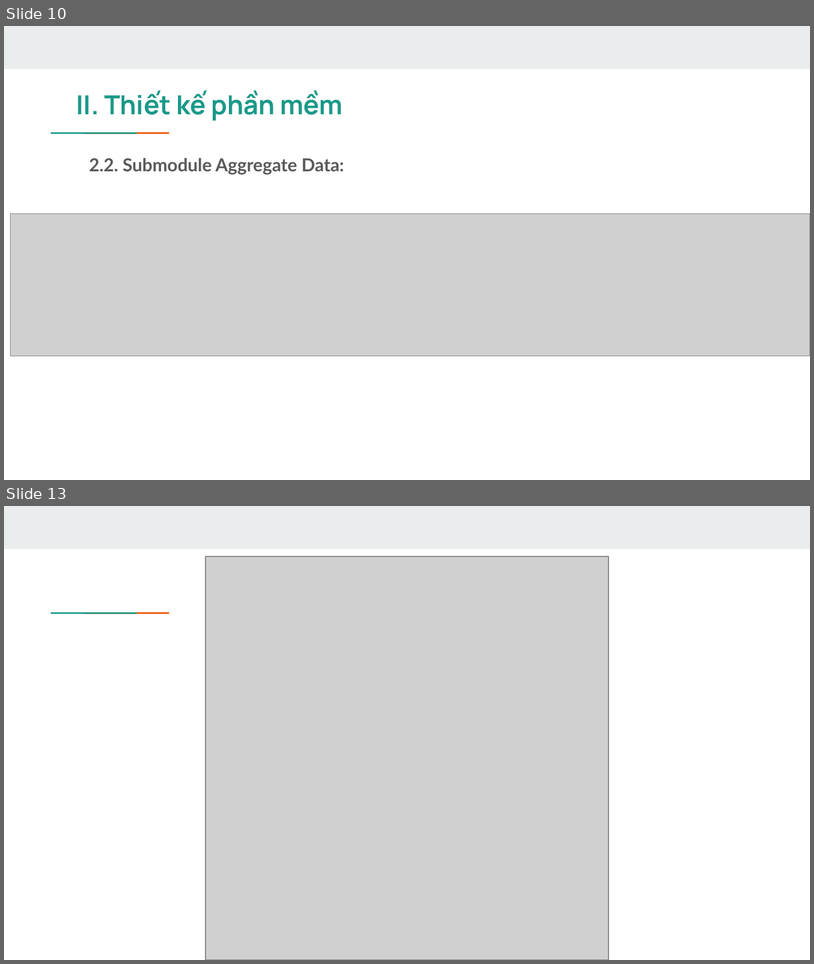
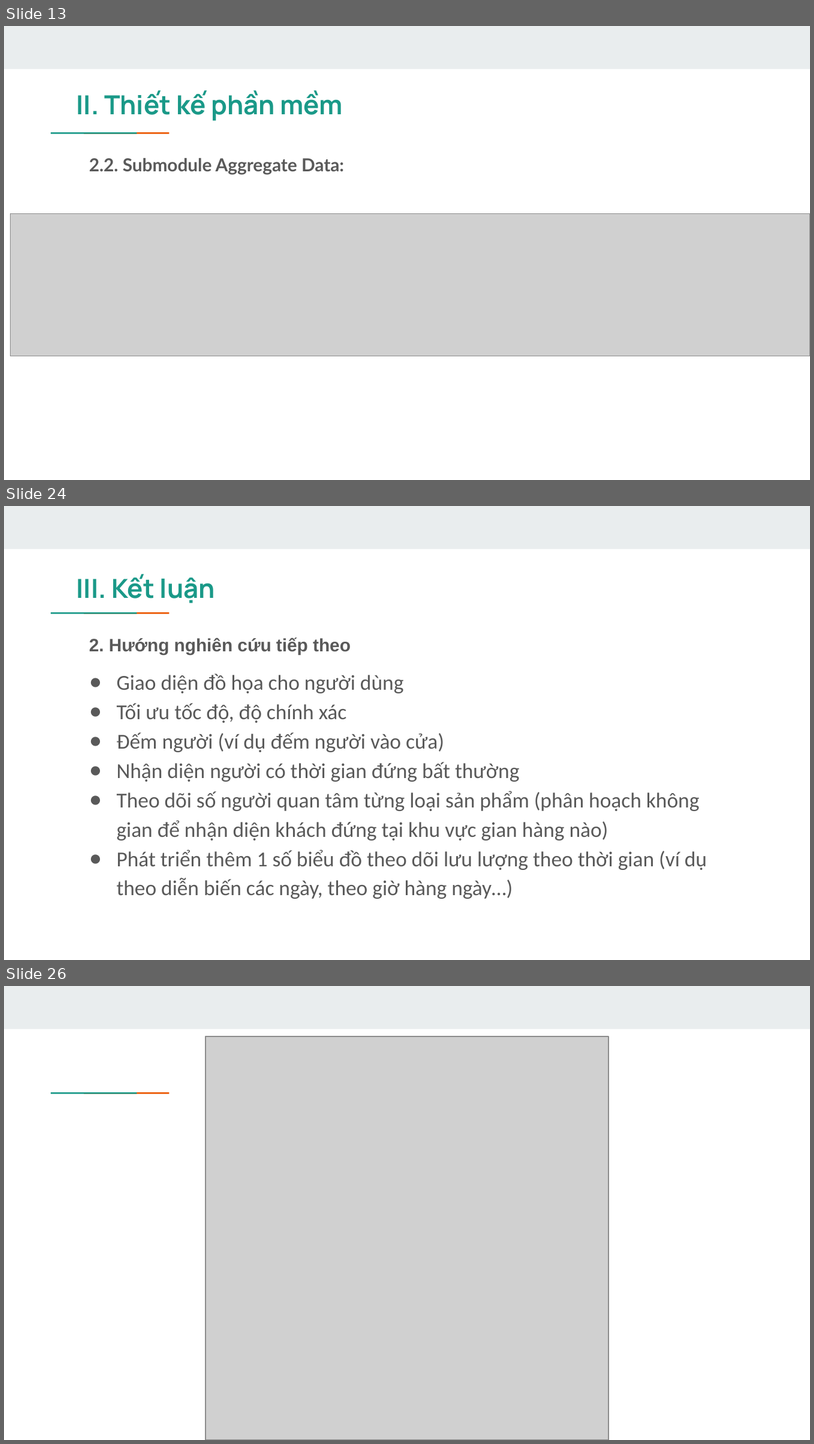
Before and after one commit to hungvm2/retail_store_analytics, a slide deck: Presentation slide.pptx. Shown one above the other, each under a label of ours: slides 10 and 13 before the commit, slides 13, 24 and 26 after it; the slides between them are not shown. The pictures are 814x964 and 814x1444 pixels, drawn with LibreOffice and Linux fonts; fonts in the diff are those of the drawing; grey boxes stand for pictures. Boxes give left, top, right and bottom in pixels: in the first picture for what was removed or moved away, otherwise in the second. Text is boxed around its words. In the diff, an @@ line names an element or a change of style, - is before the commit and + after.

```diff
--- a/Presentation slide.pptx
+++ b/Presentation slide.pptx
@@ slide 24 added at bbox=[4, 506, 810, 960], background #FFFFFF; not listed: 3 template elements that a slide beside it also shows @@
@@ title added at bbox=[77, 574, 215, 603], 23.4 pt, text #1A9988, bold @@
+III. Kết luận
@@ text added at bbox=[89, 637, 351, 655], 16 pt, text #595959, bold @@
+2. Hướng nghiên cứu tiếp theo
@@ text added at bbox=[117, 673, 707, 898], 19 pt, text #595959 @@
+● Giao diện đồ họa cho người dùng
+● Tối ưu tốc độ, độ chính xác
+● Đếm người (ví dụ đếm người vào cửa)
+● Nhận diện người có thời gian đứng bất thường
+● Theo dõi số người quan tâm từng loại sản phẩm (phân hoạch không gian để nhận diện khách đứng tại khu vực gian hàng nào)
+● Phát triển thêm 1 số biểu đồ theo dõi lưu lượng theo thời gian (ví dụ theo diễn biến các ngày, theo giờ hàng ngày…)
@@ what was slide 10 is now slide 13 @@
@@ what was slide 13 is now slide 26 @@
```
Also in this commit, not shown: 5 slides changed, 14 other slides added, 2 slides removed, 16 other files.
